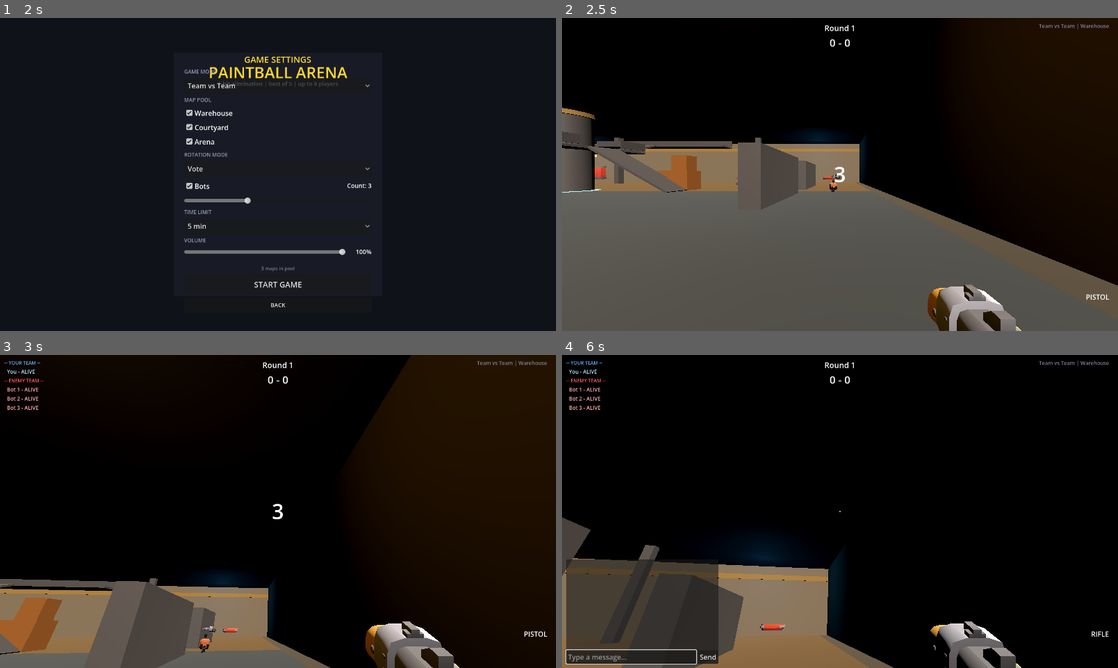
Above: before the commit, frames 1-4 (two rows, left to right).
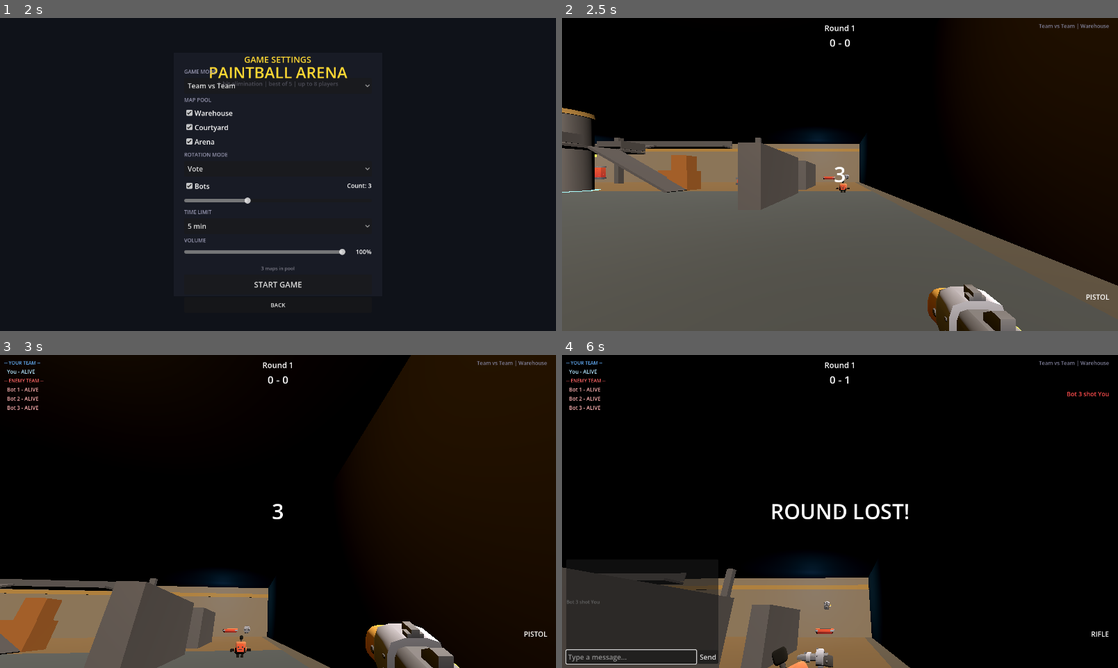
Above: after the commit, the same moments.

Repository: curlyphries/paintball
Game: Godot game, scene res://scenes/main_menu.tscn
The game is run twice, just before and just after one commit, with the same random seed, the same clock (stepped at 60 frames per second) and the same inputs.
Inputs (mouse positions are in pixels of both pictures, inside the frame that each line leads up to):
- Up to frame 1 (2 s): click (278, 105) at 0.52 s; type "Alex" at 0.6 s; click (255, 202) at 0.75 s; type "12" at 0.83 s; click "PLAY SOLO" at 1.25 s
- Up to frame 2 (2.5 s): click "START GAME" at 2 s
- Up to frame 3 (3 s): tap Enter at 2.75 s; move the mouse to (305, 511) at 2.77 s; hold W (move_forward) from 2.78 s (still down); hold Right mouse button (aim) from 2.78 s (still down); click (305, 511) at 2.92 s
- Up to frame 4 (6 s): keep holding W (move_forward); tap Space (jump) at 3.02, 3.77, 5.27 s; move the mouse to (812, 511) at 3.52 s; release Right mouse button (aim) at 3.53 s; right-click (812, 511) at 3.6 s; move the mouse to (851, 505) at 4.27 s; hold Ctrl (crouch) 4.28-5.03 s; right-click (851, 505) at 4.55 s; move the mouse to (834, 517) at 5.02 s; tap Mouse wheel up (next_weapon) at 5.1 s; click (834, 517) at 5.17 s; right-click (834, 517) at 5.3 s; move the mouse to (878, 514) at 5.77 s; hold T (open_chat) from 5.78 s (still down)

Frame 1 is identical in both runs. In frame 2, 0.1% of the frame differs, in the area x 48-52%, y 50-56%; in frame 3, 0.2%; in frame 4, 13%, in the area x 0-99%, y 6-100%.

Commit message:
fix(bots): hunt on the big maps — fixed vision ray, steering, stuck escape, leading
Player report after the map redesigns shipped: "bots don't fight back."
Root causes, all amplified by maps growing 1.5-2x:

- Vision was broken and short: _raycast_check assigned a *global*
  direction to sight_ray.target_position, which is *local* space — the
  ray veered off-target whenever the bot was rotated. Replaced with a
  direct-space global raycast. Range 30 -> 45m, engagement 25 -> 38m
  (the old 25m cap meant bots on a 60m map ignored visible players).

- No obstacle handling: bots drove in straight lines into the Silo /
  Fountain / crates and ground there forever. Added whisker steering
  (probe 2.5m ahead, try +/-34 and +/-69 degree headings, take the
  first clear one) plus stuck detection: if a moving bot displaces
  <0.3m in 0.6s it hops (clears crates/low walls, using the player's
  jump velocity) and picks a fresh destination.

- Aimless wandering: pick_wander_target now has a 60% bias toward a
  random enemy's position (clamped to map bounds), so bots converge
  on the fight instead of touring empty corners.

- Free strafe counter: fire_at_target now leads the target by
  projectile flight time (0.9x on horizontal velocity), so walking
  sideways no longer hard-counters bot fire.

No navmesh yet by design: runtime-baking over these CSG-heavy maps on
the no-threads WASM build would add seconds to the between-match load
hitch. NavigationAgent3D + baked navmeshes remain a Phase 2 item.

Co-Authored-By: Claude Fable 5 <noreply@anthropic.com>

Diff:
--- a/scripts/bot.gd
+++ b/scripts/bot.gd
@@ -5,6 +5,11 @@
 const WALK_SPEED := 4.0
 const SPRINT_SPEED := 6.5
 const GRAVITY := 16.7  # matches player.gd so everyone falls at the same rate
+const JUMP_VELOCITY := 5.9
+
+# Combat ranges — sized for the redesigned 50-60m maps
+const VISION_RANGE := 45.0
+const ENGAGE_RANGE := 38.0
 
 # AI State machine
 enum State { PATROL, CHASE, COVER, SHOOT, DEAD }
@@ -31,6 +36,10 @@
 var wander_timer := 0.0
 var strafe_dir := 1.0  # 1 or -1 for strafing while shooting
 var strafe_timer := 0.0
+
+# Stuck detection — no navmesh, so bots escape geometry by detouring/hopping
+var _stuck_check_timer := 0.5
+var _stuck_ref_pos := Vector3.ZERO
 
 # Vision cache — avoid redundant raycasts per frame
 var _vision_cached := false
@@ -97,6 +106,20 @@
 
 	move_and_slide()
 
+	# Stuck escape: if we've been trying to move but barely displaced,
+	# hop (clears crates/low walls) and pick a fresh destination
+	_stuck_check_timer -= delta
+	if _stuck_check_timer <= 0.0:
+		var wanted_move := Vector2(velocity.x, velocity.z).length() > 1.0
+		var moved := global_position.distance_to(_stuck_ref_pos)
+		if wanted_move and moved < 0.3 and (state == State.PATROL or state == State.CHASE):
+			if is_on_floor():
+				velocity.y = JUMP_VELOCITY
+			pick_wander_target()
+			wander_timer = randf_range(2.0, 4.0)
+		_stuck_ref_pos = global_position
+		_stuck_check_timer = 0.6
+
 func process_patrol(delta: float) -> void:
 	# Pick a new wander target when timer runs out or we're close
 	wander_timer -= delta
@@ -131,7 +154,7 @@
 	look_at_target(delta)
 
 	# If close enough and can see, shoot
-	if can_see_player() and dist < 25.0:
+	if can_see_player() and dist < ENGAGE_RANGE:
 		reaction_timer -= delta
 		if reaction_timer <= 0:
 			state = State.SHOOT
@@ -207,16 +230,19 @@
 	return _raycast_check()
 
 func _raycast_check() -> bool:
+	# Direct-space query in global coordinates. (The old version assigned a
+	# global direction to sight_ray.target_position, which is local space —
+	# vision veered off-target whenever the bot was rotated.)
 	if target == null:
 		return false
-	var direction = (target.global_position + Vector3.UP * 1.0 - global_position - Vector3.UP * 1.5).normalized()
-	sight_ray.target_position = direction * 30.0
-	sight_ray.force_raycast_update()
-	if sight_ray.is_colliding():
-		var collider = sight_ray.get_collider()
-		if collider == target:
-			return true
-	return false
+	var from := global_position + Vector3.UP * 1.5
+	var to: Vector3 = target.global_position + Vector3.UP * 1.0
+	if from.distance_to(to) > VISION_RANGE:
+		return false
+	var query := PhysicsRayQueryParameters3D.create(from, to)
+	query.exclude = [get_rid()]
+	var hit := get_world_3d().direct_space_state.intersect_ray(query)
+	return hit and hit.get("collider") == target
 
 func look_at_target(delta: float) -> void:
 	if target == null:
@@ -229,6 +255,19 @@
 		rotation.y = lerp_angle(rotation.y, angle, delta * 5.0)
 
 func pick_wander_target() -> void:
+	# Hunt bias: usually head toward an enemy's area so bots converge on the
+	# fight instead of wandering the corners of the big maps
+	var enemies: Array = []
+	for p in get_tree().get_nodes_in_group("player"):
+		if p != self and p.team != team and not p.is_dead:
+			enemies.append(p)
+	if not enemies.is_empty() and randf() < 0.6:
+		var e: Node3D = enemies.pick_random()
+		wander_target = e.global_position + Vector3(randf_range(-6, 6), 0, randf_range(-6, 6))
+		wander_target.x = clampf(wander_target.x, MAP_MIN.x + 2, MAP_MAX.x - 2)
+		wander_target.z = clampf(wander_target.z, MAP_MIN.z + 2, MAP_MAX.z - 2)
+		wander_target.y = global_position.y
+		return
 	wander_target = Vector3(
 		randf_range(MAP_MIN.x + 2, MAP_MAX.x - 2),
 		global_position.y,
@@ -243,7 +282,7 @@
 		velocity.z = 0
 		return
 
-	direction = direction.normalized()
+	direction = _steer_around_obstacles(direction.normalized())
 	velocity.x = direction.x * speed
 	velocity.z = direction.z * speed
 
@@ -251,6 +290,19 @@
 	var angle = atan2(direction.x, direction.z)
 	rotation.y = lerp_angle(rotation.y, angle, 0.1)
 
+func _steer_around_obstacles(direction: Vector3) -> Vector3:
+	# Whisker probe: if the direct path is blocked within 2.5m, try rotated
+	# headings (nearest first, alternating sides) and take the first clear one
+	var space := get_world_3d().direct_space_state
+	var from := global_position + Vector3.UP * 1.2
+	for offset in [0.0, 0.6, -0.6, 1.2, -1.2]:
+		var probe_dir := direction.rotated(Vector3.UP, offset)
+		var query := PhysicsRayQueryParameters3D.create(from, from + probe_dir * 2.5)
+		query.exclude = [get_rid()]
+		if not space.intersect_ray(query):
+			return probe_dir
+	return direction  # fully boxed in — the stuck timer will hop us out
+
 func fire_at_target() -> void:
 	if target == null:
 		return
@@ -258,9 +310,14 @@
 	var weapon_data = GameState.get_weapon_data(weapon_name)
 	fire_cooldown = weapon_data.fire_rate
 
-	# Calculate direction with inaccuracy
-	var aim_pos = target.global_position + Vector3.UP * 1.0
-	var direction = (aim_pos - global_position - Vector3.UP * 1.5).normalized()
+	# Calculate direction with target leading — aim where they'll be when
+	# the paintball arrives, not where they are
+	var eye := global_position + Vector3.UP * 1.5
+	var aim_pos: Vector3 = target.global_position + Vector3.UP * 1.0
+	if target is CharacterBody3D:
+		var lead_time: float = eye.distance_to(aim_pos) / weapon_data.speed
+		aim_pos += Vector3(target.velocity.x, 0, target.velocity.z) * lead_time * 0.9
+	var direction = (aim_pos - eye).normalized()
 
 	# Add inaccuracy based on bot accuracy
 	var inaccuracy = (1.0 - accuracy) * 0.1
